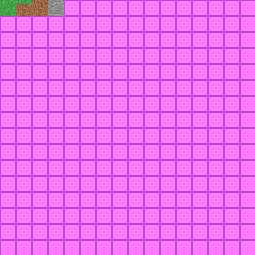
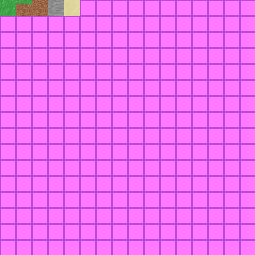
Layers edited between the first and the second 255 x 255 image:
added layer "sand" above "stone" over [64, 0, 80, 16]
